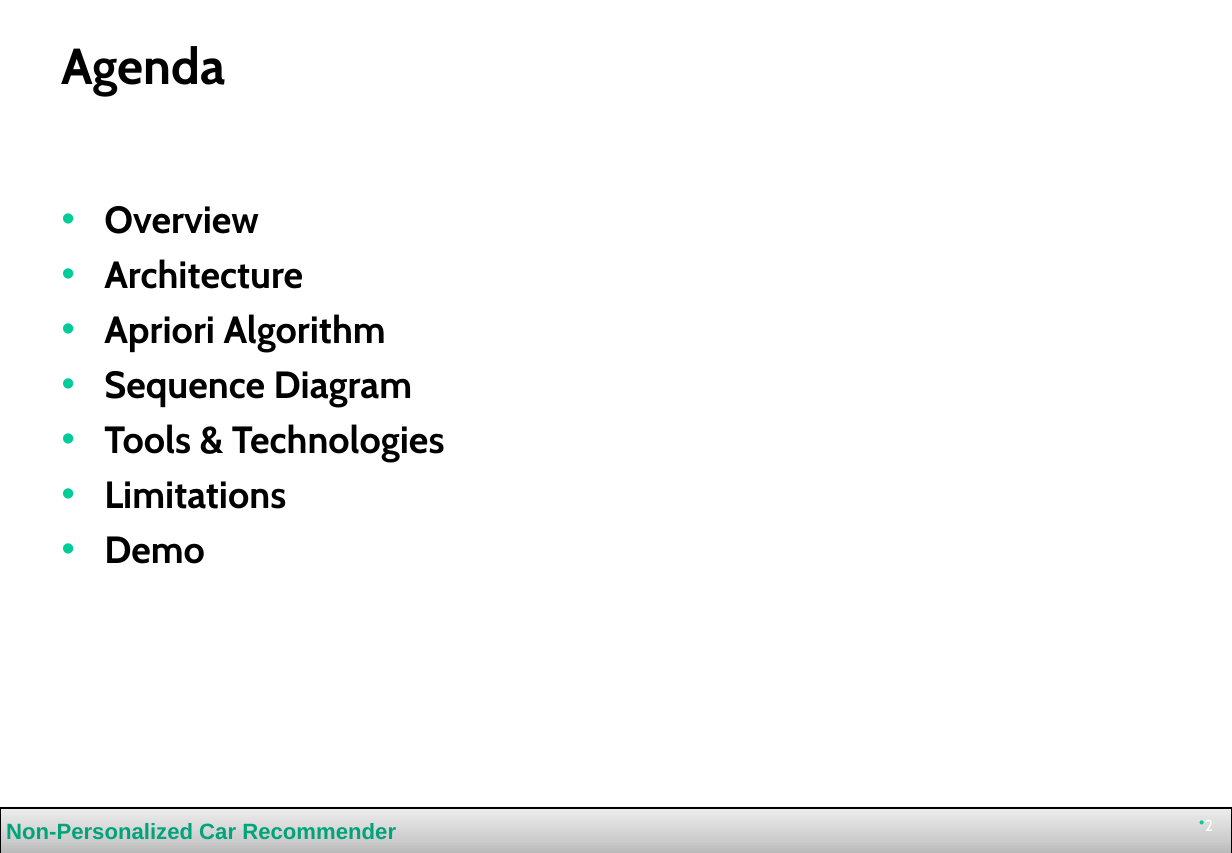
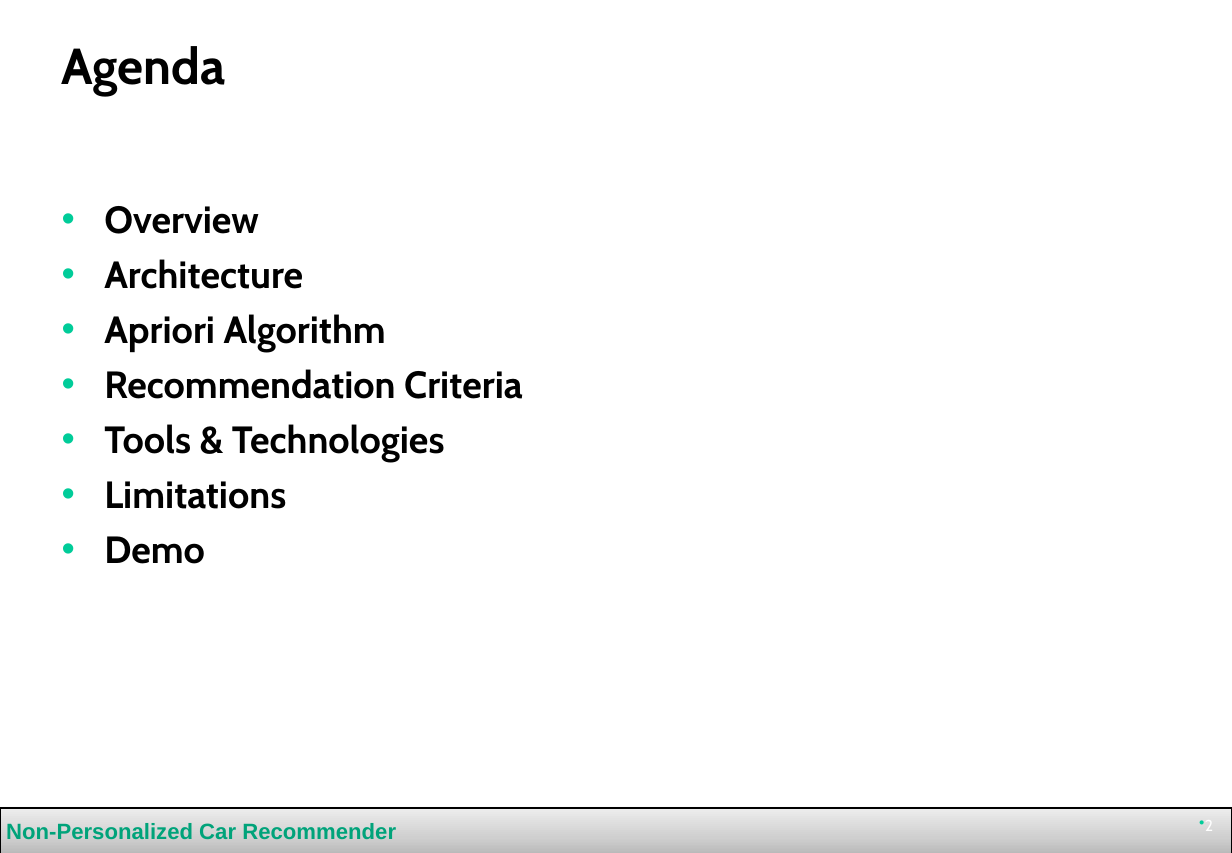
Before and after one commit to toanqc/carrecommender, a slide deck: slide 2 of presentation/presentation.pptx. Drawn at 1232x853 pixels with LibreOffice and Linux fonts; fonts in the diff are those of the drawing. Boxes give left, top, right and bottom in pixels: in the first picture for what was removed or moved away, otherwise in the second. Text is boxed around its words. In the diff, an @@ line names an element or a change of style, - is before the commit and + after.

```diff
--- a/presentation/presentation.pptx
+++ b/presentation/presentation.pptx
@@ text at [104,369,523,399]: text changed @@
-• Sequence Diagram
+• Recommendation Criteria
```
Also in this commit, not shown: 1 other slide changed, 1 slide added, 2 other files.
